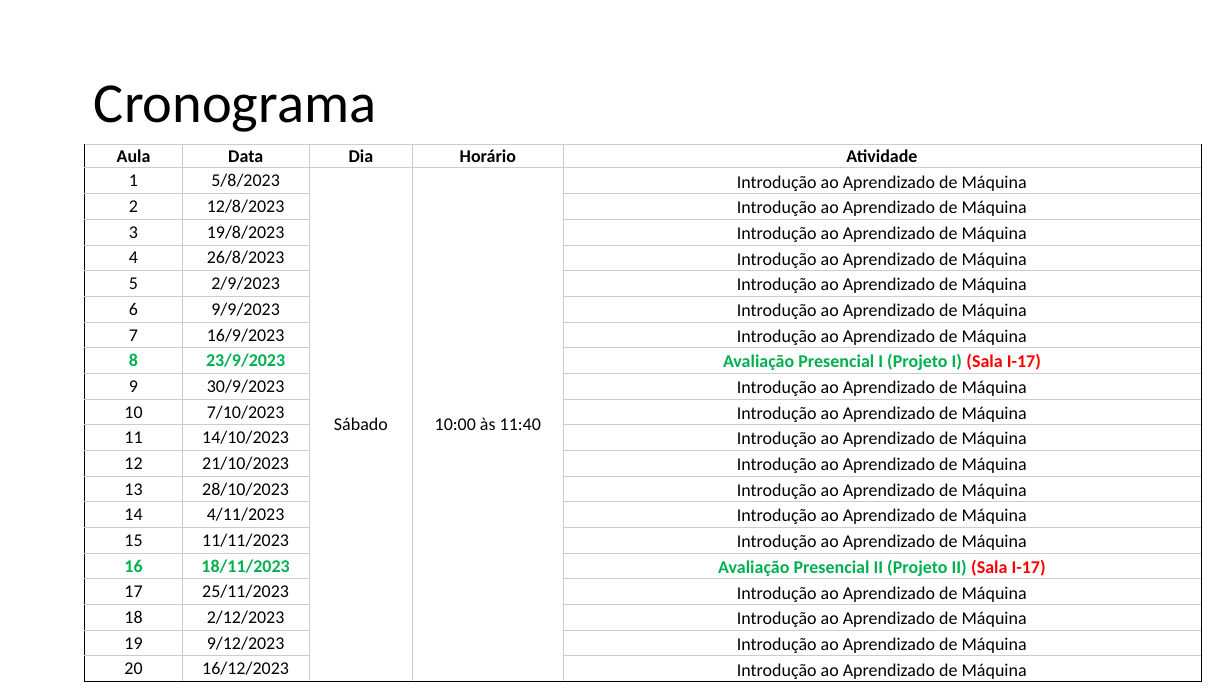
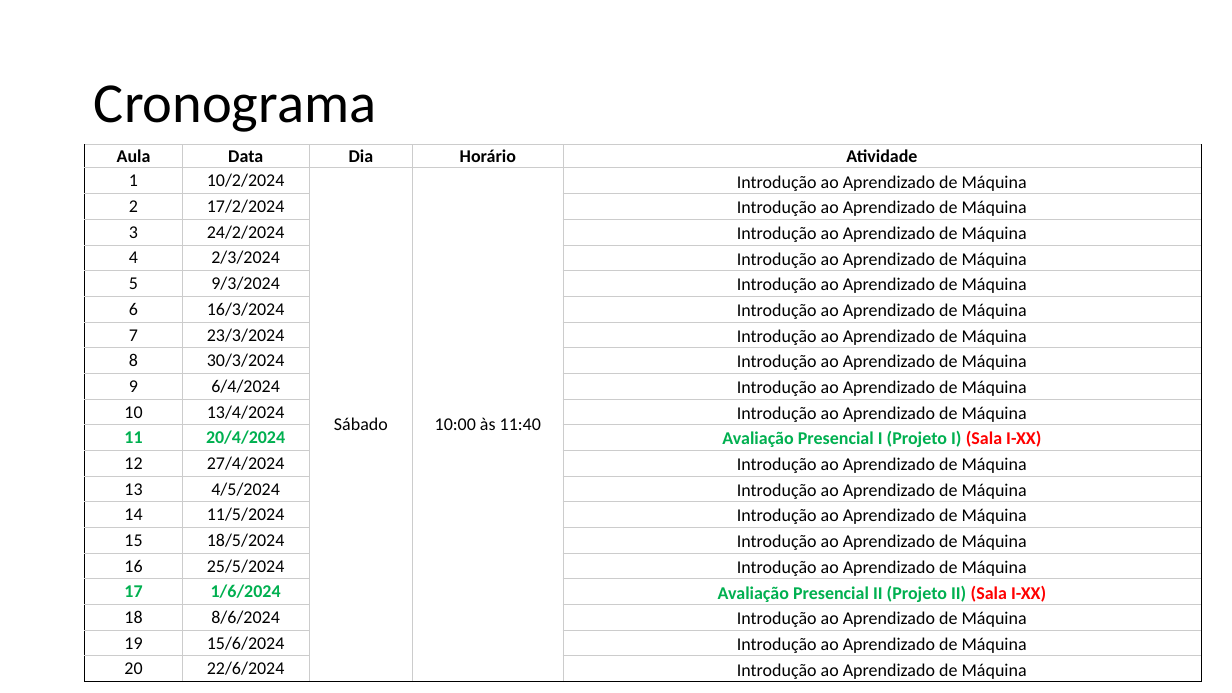
Before and after one commit to zz4fap/t320_aprendizado_de_maquina, a slide deck: slide 5 of slides/T320_Classificação (Parte I).pptx. Drawn at 1232x693 pixels with LibreOffice and Linux fonts; fonts in the diff are those of the drawing. Boxes give left, top, right and bottom in pixels: in the first picture for what was removed or moved away, otherwise in the second. Text is boxed around its words. In the diff, an @@ line names an element or a change of style, - is before the commit and + after.

Commit message:
update of slides

```diff
--- a/slides/T320_Classificação (Parte I).pptx
+++ b/slides/T320_Classificação (Parte I).pptx
@@ table at bbox=[85, 144, 1202, 683] @@
-row 2, column 2: 5/8/2023
+row 2, column 2: 10/2/2024
-row 3, column 2: 12/8/2023
+row 3, column 2: 17/2/2024
-row 4, column 2: 19/8/2023
+row 4, column 2: 24/2/2024
-row 5, column 2: 26/8/2023
+row 5, column 2: 2/3/2024
-row 6, column 2: 2/9/2023
+row 6, column 2: 9/3/2024
-row 7, column 2: 9/9/2023
+row 7, column 2: 16/3/2024
-row 8, column 2: 16/9/2023
+row 8, column 2: 23/3/2024
-row 9, column 2: 23/9/2023
+row 9, column 2: 30/3/2024
-row 9, column 5: Avaliação Presencial I (Projeto I) (Sala I-17)
+row 9, column 5: Introdução ao Aprendizado de Máquina
-row 10, column 2: 30/9/2023
+row 10, column 2: 6/4/2024
-row 11, column 2: 7/10/2023
+row 11, column 2: 13/4/2024
-row 12, column 2: 14/10/2023
+row 12, column 2: 20/4/2024
-row 12, column 5: Introdução ao Aprendizado de Máquina
+row 12, column 5: Avaliação Presencial I (Projeto I) (Sala I-XX)
-row 13, column 2: 21/10/2023
+row 13, column 2: 27/4/2024
-row 14, column 2: 28/10/2023
+row 14, column 2: 4/5/2024
-row 15, column 2: 4/11/2023
+row 15, column 2: 11/5/2024
-row 16, column 2: 11/11/2023
+row 16, column 2: 18/5/2024
-row 17, column 2: 18/11/2023
+row 17, column 2: 25/5/2024
-row 17, column 5: Avaliação Presencial II (Projeto II) (Sala I-17)
+row 17, column 5: Introdução ao Aprendizado de Máquina
-row 18, column 2: 25/11/2023
+row 18, column 2: 1/6/2024
-row 18, column 5: Introdução ao Aprendizado de Máquina
+row 18, column 5: Avaliação Presencial II (Projeto II) (Sala I-XX)
-row 19, column 2: 2/12/2023
+row 19, column 2: 8/6/2024
-row 20, column 2: 9/12/2023
+row 20, column 2: 15/6/2024
-row 21, column 2: 16/12/2023
+row 21, column 2: 22/6/2024
@@ text colour #00B050 to #000000, bold off in "8", "16" @@
@@ text colour #000000 to #00B050, bold on in "11", "17" @@
```
Also in this commit, not shown: 2 other slides changed, 1 other file.
